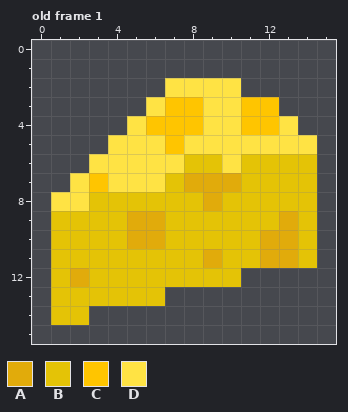
Pixel-art file, stored at rodent-rush/objects/cheese/sprites/cheese.aseprite. This is how it looked before the edit.
16x16 pixels, 1 frame. Shown: old frame 1. The commit also changed other frames, which this record leaves out.
Palette (. is transparent): A #e1ab0b  B #e4c306  C #ffc500  D #ffe344
Pixels before, old frame 1, first column x 1:
 2 ......DDDD....
 3 .....DCCDDCC..
 4 ....DCCCDDCCD.
 5 ...DDDCDDDDDDD
 6 ..DDDDDBBDBBBB
 7 .DCDDDBAAABBBB
 8 DDBBBBBBABBBBB
 9 BBBBAABBBBBBAB
10 BBBBAABBBBBAAB
11 BBBBBBBBABBAAB
12 BABBBBBBBB....
13 BBBBBB........
14 BB............
And afterwards:
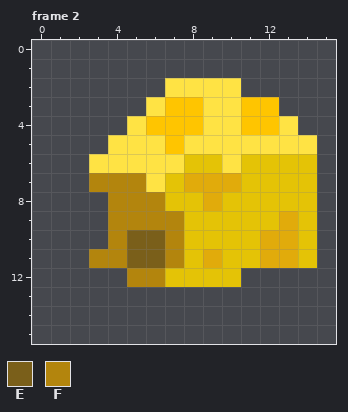
Colours new in this view: E #7a5f1a  F #b3850d
A new or re-ordered frame is compared with the old frame closest to it.
The edit:
frames 1 -> 4
Frame 2 is new; against old frame 1:
The edit turns colour A into colour E in row 10 at x 5 to 6.
The edit turns colour B into colour E in row 11 at x 5 to 6.
The edit turns colour A into colour F in row 9 at x 5 to 6.
The edit turns colour B into colour F in row 8 at x 4 to 6; in rows 9 to 10 at x 4 and 7; in row 11 at x 3 to 4 and 7; in row 12 at x 5 to 6.
The edit turns colour C into colour F in row 7 at x 3.
The edit turns colour D into colour F in row 7 at x 4 to 5.
The author cleared colour A in row 12 at x 2.
The author cleared colour B in row 8 at x 3; in rows 9 to 10 at x 1 to 3; in row 11 at x 1 to 2; in row 12 at x 1 and 3 to 4; in row 13 at x 1 to 6; in row 14 at x 1 to 2.
The author cleared colour D in row 7 at x 2; in row 8 at x 1 to 2.
